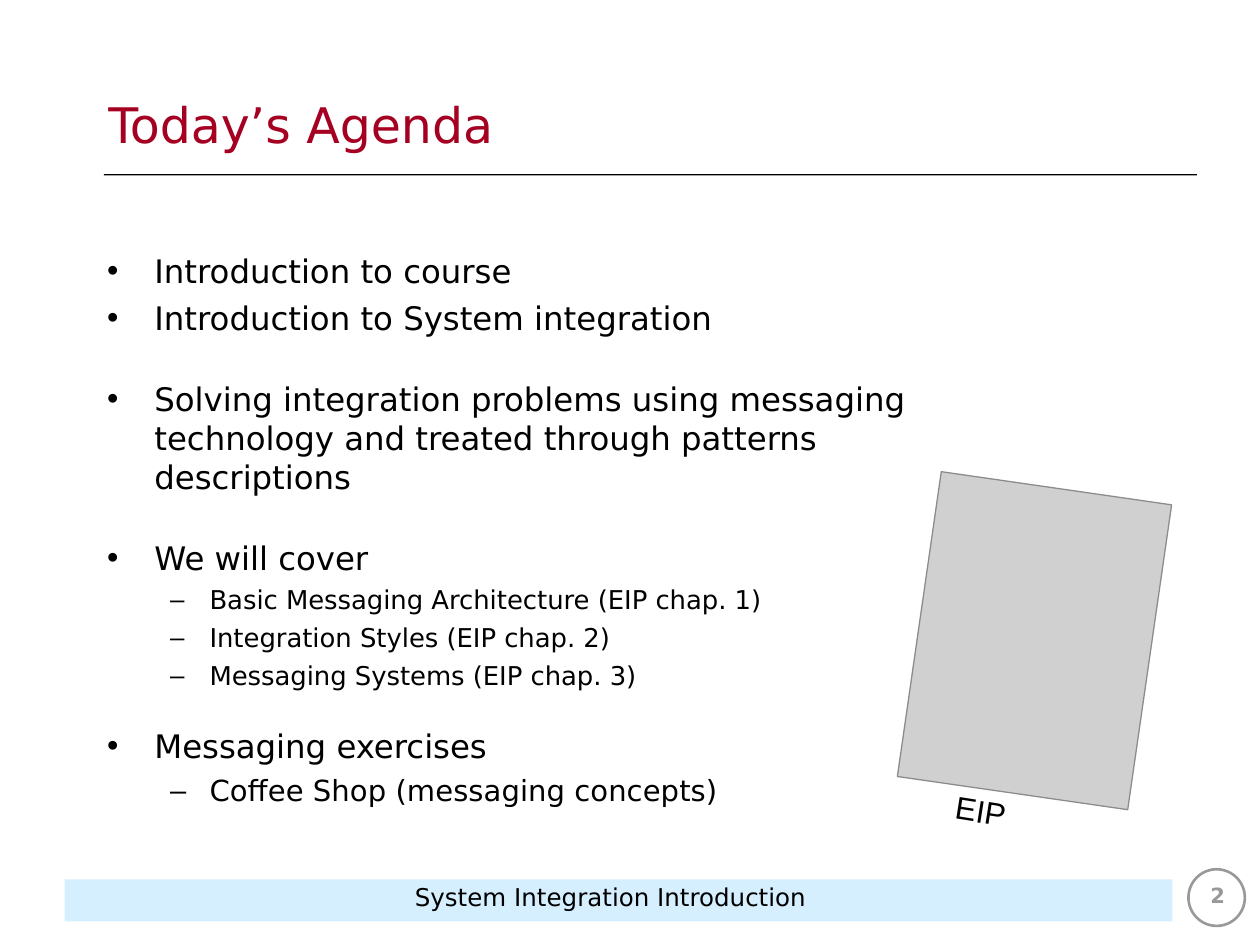
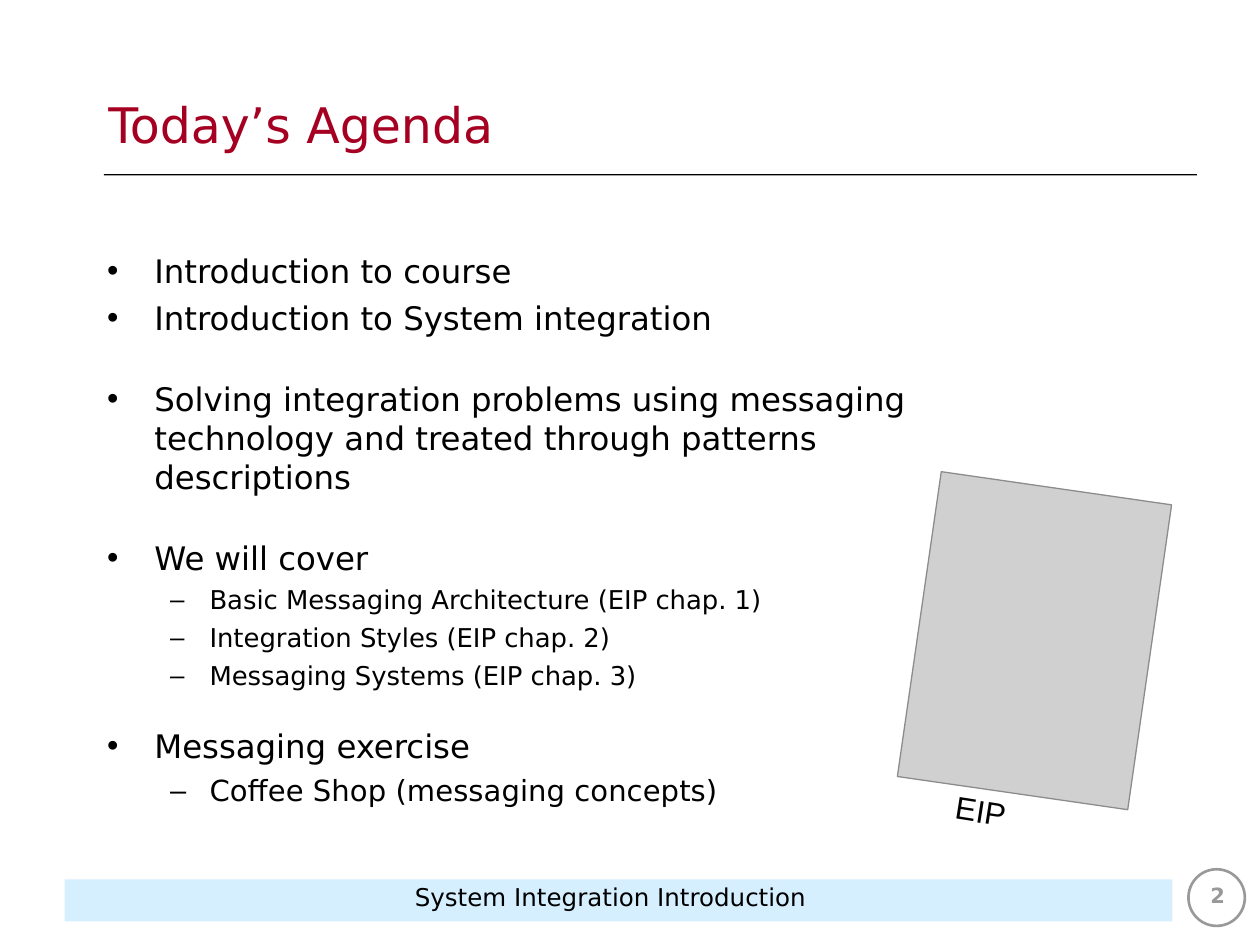
Before and after one commit to Koziar/soft2017fall-system-integration-teaching-material, a slide deck: slide 2 of lecture_notes/1_SI_Introduction.ppt. Drawn at 1260x945 pixels with LibreOffice and Linux fonts; fonts in the diff are those of the drawing; grey boxes stand for pictures. Boxes give left, top, right and bottom in pixels: in the first picture for what was removed or moved away, otherwise in the second. Text is boxed around its words. In the diff, an @@ line names an element or a change of style, - is before the commit and + after.

Commit message:
intro slides

```diff
--- a/lecture_notes/1_SI_Introduction.ppt
+++ b/lecture_notes/1_SI_Introduction.ppt
@@ text at box(154, 733, 470, 765): text changed @@
-• Messaging exercises
+• Messaging exercise
```
Also in this commit, not shown: 1 other file.
